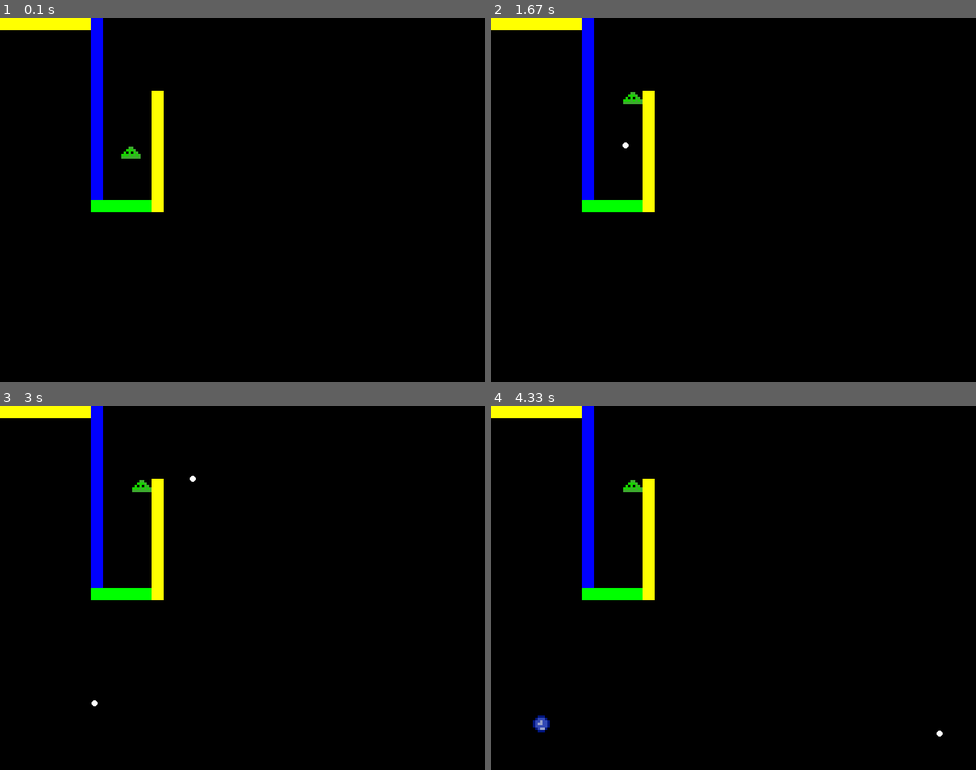
Above: before the commit, frames 1-4 (two rows, left to right).
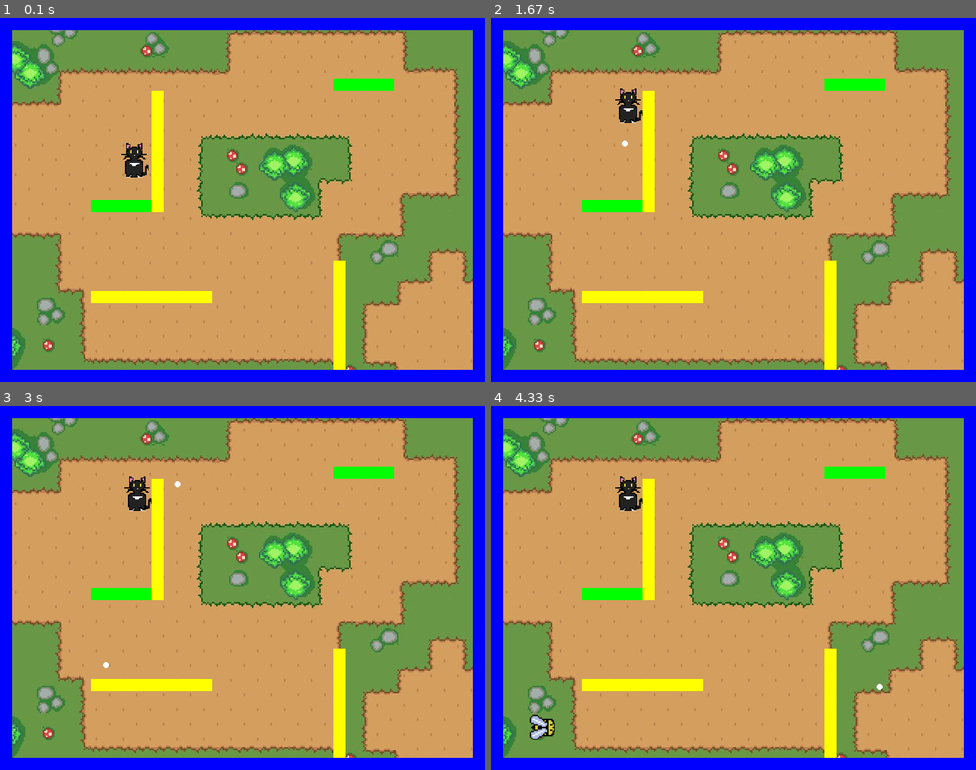
Above: after the commit, the same moments.

Repository: CS196Illinois/Group13-SP24
Game: pygame game, started from Final.py
Same seed, same stepped clock (60 frames per second), same inputs: the game is played once before the commit and once after it.
Inputs (mouse positions are in pixels of both pictures, inside the frame that each line leads up to):
- Up to frame 1 (0.1 s): no input
- Up to frame 2 (1.67 s): click (733, 200) at 0.38 s; hold D 0.67-1.13 s; hold W 1.17-1.47 s; click (617, 203) at 1.55 s
- Up to frame 3 (3 s): click (291, 668) at 1.88 s; click (92, 533) at 2.22 s; click (92, 675) at 2.55 s; click (315, 460) at 2.88 s
- Up to frame 4 (4.33 s): click (912, 715) at 3.22 s; click (791, 620) at 3.55 s

The runs differ from the first frame. In frame 1, 99% of the frame differs, in the area x 0-100%, y 0-100%; in frame 2, 99%; in frame 3, 99%; in frame 4, 99%.

Commit message:
Finalized project

Diff:
--- a/Final.py
+++ b/Final.py
@@ -2,6 +2,11 @@
 import random
 from random import randrange
 from pygame.locals import*
+
+pygame.mixer.init()
+pygame.mixer.music.load('./graphics/lofi.mp3')
+pygame.mixer.music.play(-1)
+pygame.mixer.music.set_volume(0.5)
 
 
 #defining classes
@@ -24,7 +29,8 @@
         self.obstacles = obstacles
         self.pos = vec(x, y)
         self.vel = vec(0, 0)
-        self.image = pygame.image.load('./Project/Kyle/img/blobLeft.png')
+        self.image = pygame.image.load('./graphics/pumpkin.png')
+        # self.image = pygame.transform.rotozoom(self.image, 0, 1)
         self.base_player_image = self.image
         self.hitbox_rect = self.base_player_image.get_rect(center = self.pos)
         self.rect = self.hitbox_rect.copy()
@@ -126,7 +132,7 @@
         self.y = y
         self.mouse_x = mouse_x
         self.mouse_y = mouse_y
-        self.speed = 15
+        self.speed = 12
         self.angle = math.atan2(y-mouse_y, x-mouse_x)
         self.x_vel = math.cos(self.angle) * self.speed
         self.y_vel = math.sin(self.angle) * self.speed
@@ -138,8 +144,8 @@
 
 class Enemy(pygame.sprite.Sprite):
     def __init__(self, position):
-         self.image = pygame.image.load('./Project/Kyle/img/blueOrb.png').convert_alpha()
-         # self.image = pygame.transform.rotozoom(self.image, 0, 2)
+         self.image = pygame.image.load('./graphics/bee.png').convert_alpha()
+         self.image = pygame.transform.rotozoom(self.image, 0, 1.1)
          self.rect = self.image.get_rect()
          self.rect.center = position
          self.direction = pygame.math.Vector2()
@@ -187,10 +193,19 @@
 clock = pygame.time.Clock()
 
 #sprite setup
-StaticObstacle((0,0),(150,20),[all_sprites,collision_sprites],'yellow')
-StaticObstacle((150,0),(20,300),[all_sprites,collision_sprites],'blue')
 StaticObstacle((150,300),(100,20),[all_sprites,collision_sprites],'green')
 StaticObstacle((250,120),(20,200),[all_sprites,collision_sprites],'yellow')
+
+StaticObstacle((150,450),(200,20),[all_sprites,collision_sprites],'yellow')
+StaticObstacle((550,100),(100,20),[all_sprites,collision_sprites],'green')
+StaticObstacle((550,400),(20,200),[all_sprites,collision_sprites],'yellow')
+
+StaticObstacle((0,0),(800,20),[all_sprites,collision_sprites],'blue')
+StaticObstacle((0,580),(800,20),[all_sprites,collision_sprites],'blue')
+StaticObstacle((0,20),(20,780),[all_sprites,collision_sprites],'blue')
+StaticObstacle((780,20),(20,780),[all_sprites,collision_sprites],'blue')
+
+
 player = Player(all_sprites,collision_sprites, 200, 200)
 #ball = Ball(all_sprites,collision_sprites)
 player_bullets = []
@@ -205,14 +220,17 @@
 enemy_clock = 0
 enemy_wait_time = random.randint(1, 7)
 
+bullet_clock = 15
+
 #loop
 while True:
 
     enemy_clock += 1
+    bullet_clock += 1
 
     if enemy_clock >= enemy_wait_time * 60:
         enemy_clock = 0
-        enemy_wait_time = random.randint(1, 7)
+        enemy_wait_time = random.randint(1, 4)
         start_pos = random.randint(0, 3)
         enemy = Enemy(enemy_spawnpoints[start_pos])
         enemies.append(enemy)
@@ -226,17 +244,42 @@
             pygame.quit()
             sys.exit()
         if event.type == pygame.MOUSEBUTTONDOWN:
-            if event.button == 1:
+            if event.button == 1 and bullet_clock >= 15:
+                bullet_clock = 0
                 new_bullet = PlayerBullet(player.rect.centerx, player.rect.centery, mouse_x, mouse_y)
                 player_bullets.append(new_bullet)  # Add the bullet to the sprite group
 
+    for bullet in player_bullets:
+        #bullet position: bullet.x, bullet.y
+        #enemy position:  enemy.rect.centerx, enemy.rect.centery
+        for enemy in enemies:
+            if (bullet.x >= enemy.rect.centerx - 25 and bullet.x <= enemy.rect.centerx + 25):
+                if (bullet.y >= enemy.rect.centery - 10 and bullet.y <= enemy.rect.centery + 40):
+                    enemies.remove(enemy)
+                    player_bullets.remove(bullet)
+                    print("Enemy destroyed")
+
+    for enemy in enemies:
+        if (player.pos.x >= enemy.rect.centerx - 25 and player.pos.x <= enemy.rect.centerx + 25):
+                if (player.pos.y >= enemy.rect.centery - 25 and player.pos.y <= enemy.rect.centery + 25):
+                    pygame.quit()
+                    sys.exit()
+
+
+
+
+
 # drawing and updating the screen
 
     # for sprite in all_sprites.sprites():
     #     pygame.draw.rect(screen,'orange',sprite.old_rect)
 
     #drawing and updating the screen
+
+    background = pygame.image.load('./graphics/background.jpg') #for bg
+
     screen.fill('black')
+    screen.blit(background, (0, 0))
     all_sprites.update()
     all_sprites.draw(screen)
 
Binary file added: graphics/bee.png
Binary file added: graphics/pumpkin.png
Binary file added: graphics/pumpkin_out.png
